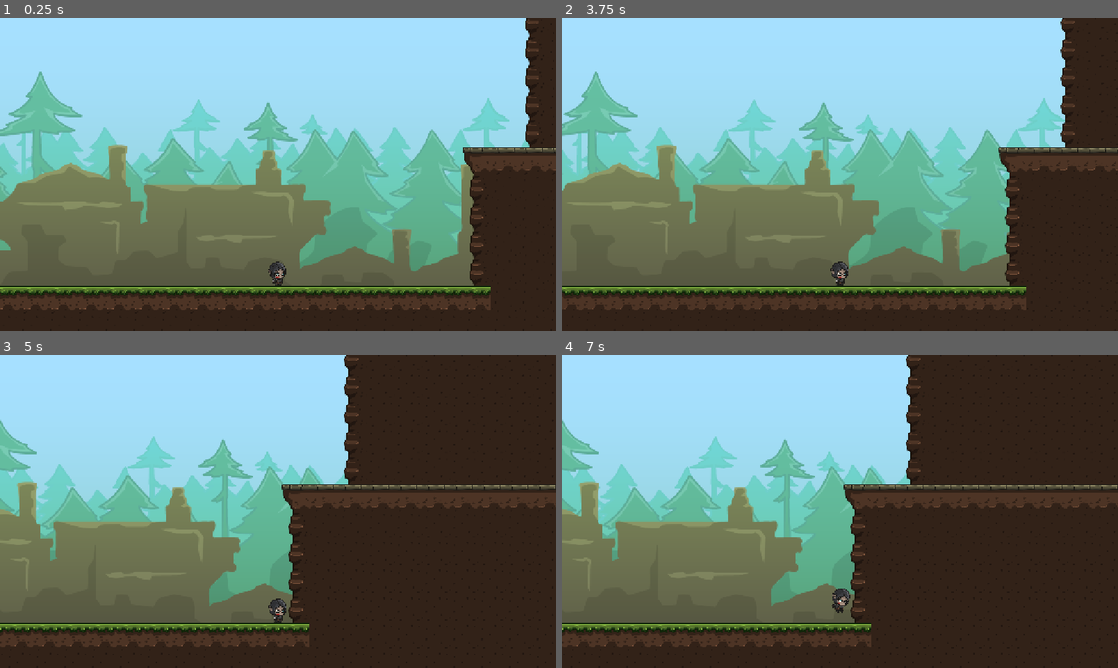
Above: before the commit, frames 1-4 (two rows, left to right).
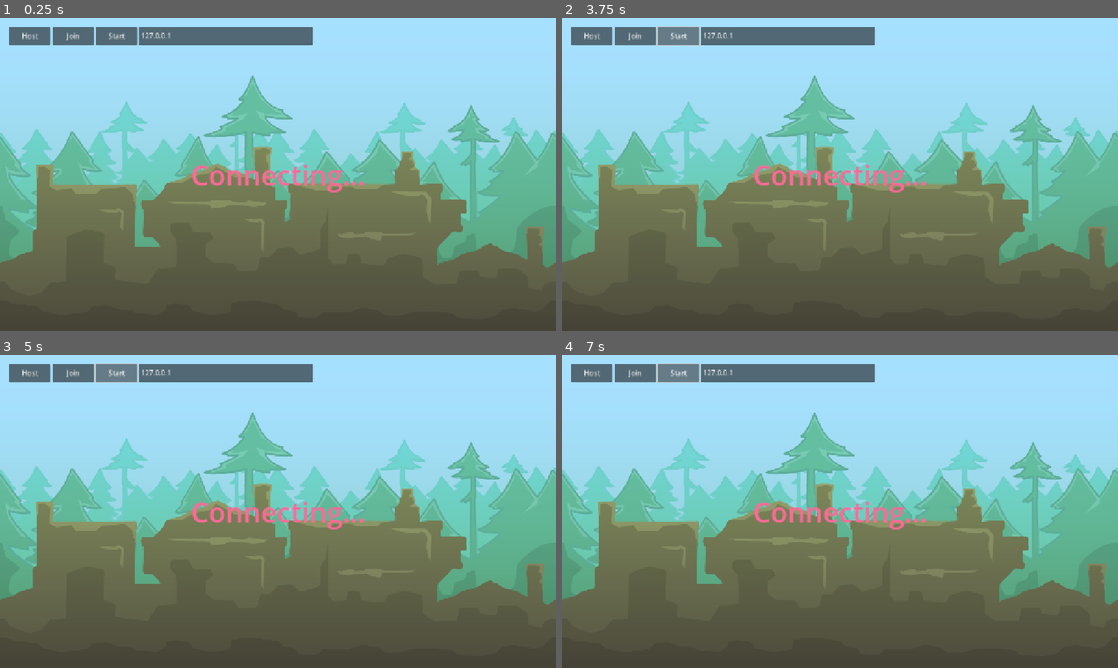
Above: after the commit, the same moments.

Repository: IkutiDev/GodotMultiplayer
Game: Godot game, scene res://levels/menu/menu.tscn
Same seed, same stepped clock (60 frames per second), same inputs: the game is played once before the commit and once after it. Before the commit the project starts from res://levels/level_01.tscn.
Inputs (mouse positions are in pixels of both pictures, inside the frame that each line leads up to):
- Up to frame 1 (0.25 s): no input
- Up to frame 2 (3.75 s): click (589, 36) at 0.5 s, where only the run after the commit has a clickable "Host"; click (634, 36) at 1.25 s, where only the run after the commit has a clickable "Join"; click (678, 36) at 2 s, where only the run after the commit has a clickable "Start"; click (678, 36) at 2.75 s, where only the run after the commit has a clickable "Start"; hold D (move_right) from 3.53 s (still down)
- Up to frame 3 (5 s): keep holding D (move_right); tap Space (jump) at 3.77, 4.52 s
- Up to frame 4 (7 s): release D (move_right) at 5.03 s; hold A (move_left) 5.03-5.78 s; hold D (move_right) from 5.78 s (still down); tap Space (jump) at 6.02, 6.77 s

The runs differ from the first frame. In frame 1, 49% of the frame differs, in the area x 0-100%, y 0-100%; in frame 2, 52%; in frame 3, 68%; in frame 4, 68%.

Commit message:
Main Menu created

Diff:
--- a/levels/level_01.tscn
+++ b/levels/level_01/level_01.tscn
@@ -1,12 +1,12 @@
 [gd_scene load_steps=7 format=4 uid="uid://wqsid43t70ak"]
 
-[ext_resource type="Texture2D" uid="uid://chwbcf7n2ajtp" path="res://art/platforms/Platformer_spritesheet.png" id="1_ty3hu"]
-[ext_resource type="Texture2D" uid="uid://bja0wl8tcw71c" path="res://art/backgrounds/background_01.png" id="2_81a5f"]
-[ext_resource type="Texture2D" uid="uid://bujx43rcy5b85" path="res://art/backgrounds/background_02.png" id="2_gg43x"]
-[ext_resource type="PackedScene" uid="uid://bexcnmqrxxaq1" path="res://player/player.tscn" id="2_mckh2"]
+[ext_resource type="Texture2D" uid="uid://bja0wl8tcw71c" path="res://art/backgrounds/background_01.png" id="1_2fp4v"]
+[ext_resource type="Texture2D" uid="uid://bujx43rcy5b85" path="res://art/backgrounds/background_02.png" id="2_dm0pi"]
+[ext_resource type="Texture2D" uid="uid://chwbcf7n2ajtp" path="res://art/platforms/Platformer_spritesheet.png" id="3_71kry"]
+[ext_resource type="PackedScene" uid="uid://bexcnmqrxxaq1" path="res://player/player.tscn" id="4_aqob7"]
 
 [sub_resource type="TileSetAtlasSource" id="TileSetAtlasSource_mckh2"]
-texture = ExtResource("1_ty3hu")
+texture = ExtResource("3_71kry")
 texture_region_size = Vector2i(128, 128)
 0:0/0 = 0
 0:0/0/physics_layer_0/polygon_0/points = PackedVector2Array(64, -64, 64, 64, -64, 64)
--- /dev/null
+++ b/levels/menu/menu.tscn
@@ -0,0 +1,78 @@
+[gd_scene load_steps=4 format=3 uid="uid://mwutlmgiwbgw"]
+
+[ext_resource type="Texture2D" uid="uid://bja0wl8tcw71c" path="res://art/backgrounds/background_01.png" id="1_1iesk"]
+[ext_resource type="Texture2D" uid="uid://bujx43rcy5b85" path="res://art/backgrounds/background_02.png" id="2_f5yhj"]
+
+[sub_resource type="LabelSettings" id="LabelSettings_1iesk"]
+font_size = 64
+font_color = Color(1, 0.413369, 0.594588, 1)
+
+[node name="Menu" type="Control"]
+layout_mode = 3
+anchors_preset = 15
+anchor_right = 1.0
+anchor_bottom = 1.0
+grow_horizontal = 2
+grow_vertical = 2
+
+[node name="BackgroundTrees" type="TextureRect" parent="."]
+layout_mode = 1
+anchors_preset = 15
+anchor_right = 1.0
+anchor_bottom = 1.0
+grow_horizontal = 2
+grow_vertical = 2
+texture = ExtResource("1_1iesk")
+expand_mode = 2
+stretch_mode = 4
+
+[node name="BackgroundTown" type="TextureRect" parent="BackgroundTrees"]
+layout_mode = 1
+anchors_preset = 15
+anchor_right = 1.0
+anchor_bottom = 1.0
+grow_horizontal = 2
+grow_vertical = 2
+texture = ExtResource("2_f5yhj")
+expand_mode = 2
+stretch_mode = 4
+
+[node name="HBoxContainer" type="HBoxContainer" parent="."]
+layout_mode = 0
+offset_left = 20.0
+offset_top = 20.0
+offset_right = 720.0
+offset_bottom = 62.0
+
+[node name="HostButton" type="Button" parent="HBoxContainer"]
+layout_mode = 2
+size_flags_horizontal = 3
+text = "Host"
+
+[node name="JoinButton" type="Button" parent="HBoxContainer"]
+layout_mode = 2
+size_flags_horizontal = 3
+text = "Join"
+
+[node name="StartButton" type="Button" parent="HBoxContainer"]
+layout_mode = 2
+size_flags_horizontal = 3
+text = "Start"
+
+[node name="LineEditIP" type="LineEdit" parent="HBoxContainer"]
+custom_minimum_size = Vector2(400, 0)
+layout_mode = 2
+text = "127.0.0.1"
+placeholder_text = "Enter IP Adress"
+
+[node name="StatusLabel" type="Label" parent="."]
+layout_mode = 1
+anchors_preset = 15
+anchor_right = 1.0
+anchor_bottom = 1.0
+grow_horizontal = 2
+grow_vertical = 2
+text = "Connecting..."
+label_settings = SubResource("LabelSettings_1iesk")
+horizontal_alignment = 1
+vertical_alignment = 1
--- a/project.godot
+++ b/project.godot
@@ -11,7 +11,7 @@
 [application]
 
 config/name="Godot 4 Multiplayer"
-run/main_scene="uid://wqsid43t70ak"
+run/main_scene="uid://mwutlmgiwbgw"
 config/features=PackedStringArray("4.4")
 config/icon="res://icon.svg"
 
Not shown: 3 places in levels/level_01/level_01.tscn that only renumber resources
